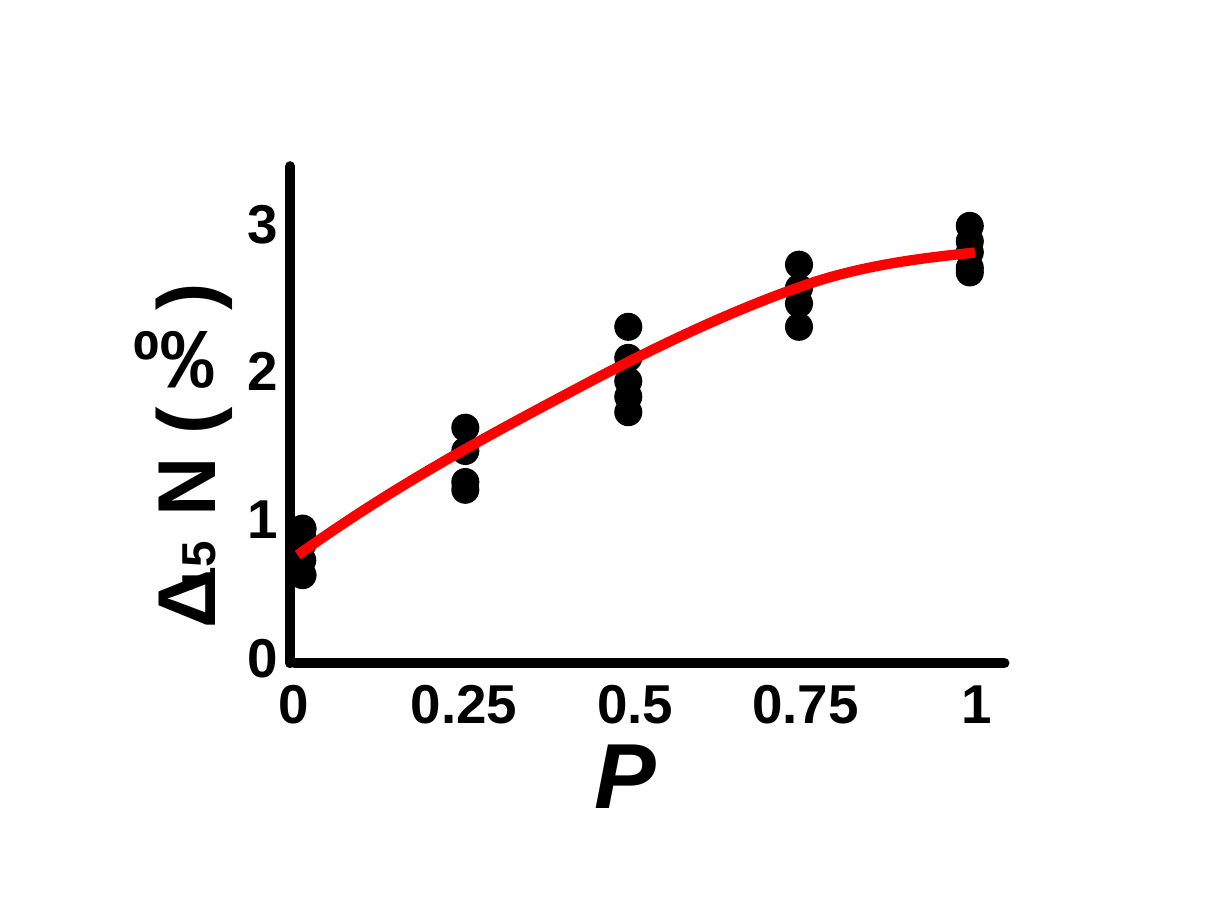
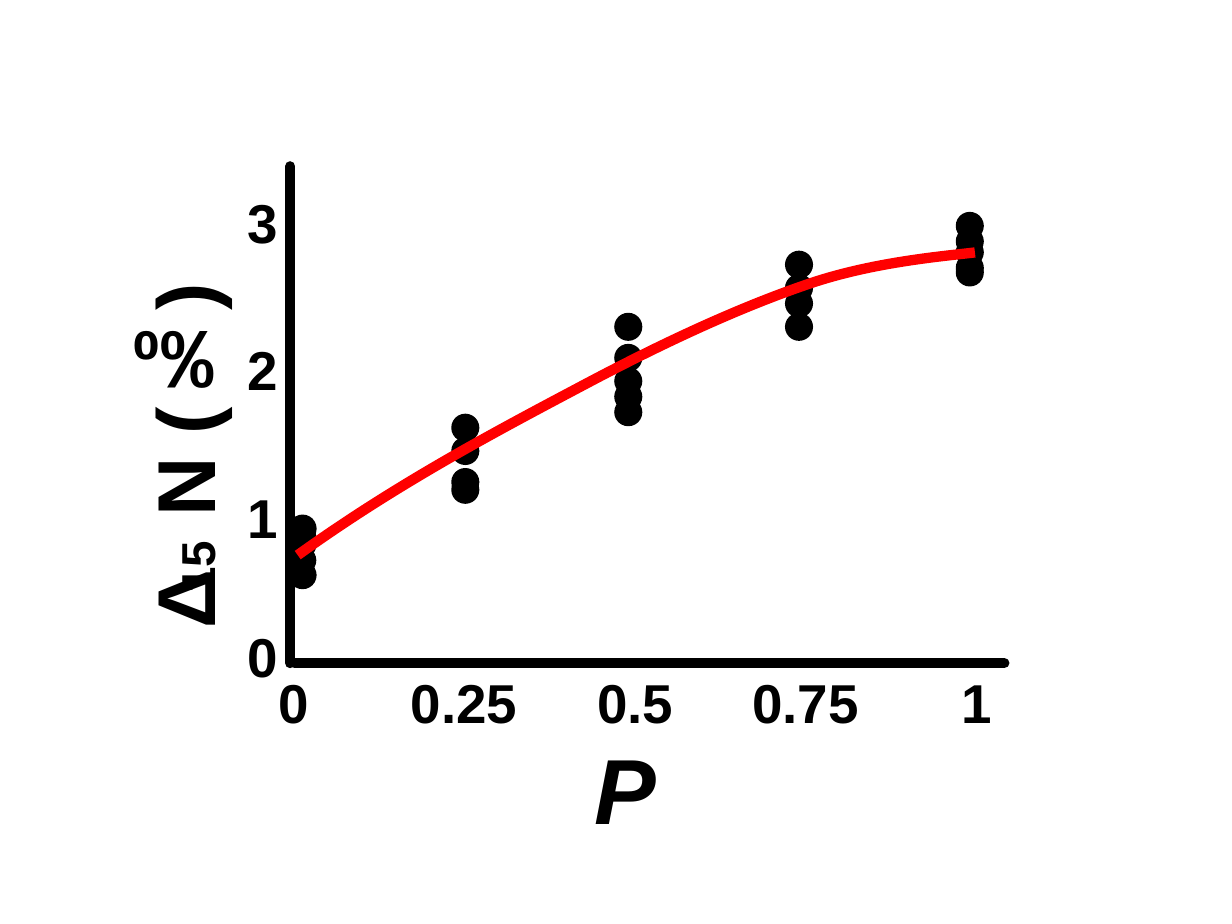
Before and after one commit to GenChangHSU/2023_Framework_for_Degree_of_Intraguild_Predation, a slide deck: slide 8 of Figures/Figures.pptx. Drawn at 1232x924 pixels with LibreOffice and Linux fonts; fonts in the diff are those of the drawing. Boxes give left, top, right and bottom in pixels: in the first picture for what was removed or moved away, otherwise in the second. Text is boxed around its words. In the diff, an @@ line names an element or a change of style, - is before the commit and + after.

```diff
--- a/Figures/Figures.pptx
+++ b/Figures/Figures.pptx
@@ text "P": place and size @@
-text "P" at [594,744,656,808]
+text "P" at [594,760,656,824]
```
Also in this commit, not shown: 3 other slides changed, 2 slides added, 1 slide removed, 36 other files.
